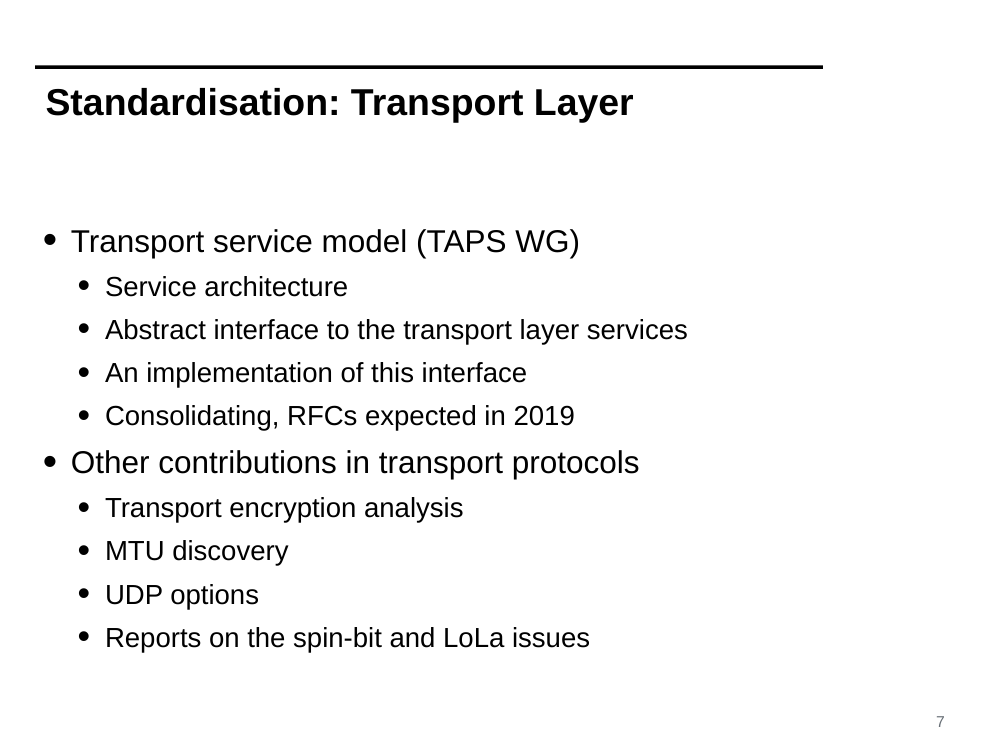
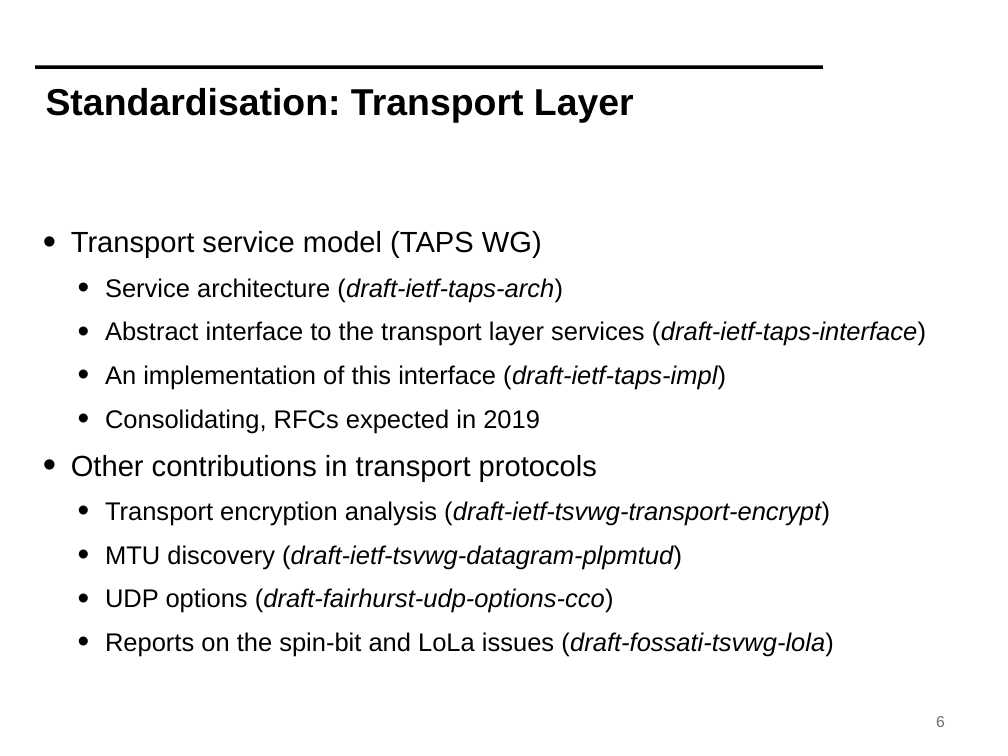
Before and after one commit to mami-project/roadshows, a slide deck: slide 6 of review3-brussels/WP4-ReviewFinal.pptx (slide 7 before the commit). Drawn at 1008x756 pixels with LibreOffice and Linux fonts; fonts in the diff are those of the drawing; background and template pictures are left out. Boxes give left, top, right and bottom in pixels: in the first picture for what was removed or moved away, otherwise in the second. Text is boxed around its words. In the diff, an @@ line names an element or a change of style, - is before the commit and + after.

```diff
--- a/review3-brussels/WP4-ReviewFinal.pptx
+++ b/review3-brussels/WP4-ReviewFinal.pptx
@@ text at (71, 231, 597, 482): size 32 to 29.6 pt in "Transport service model (TAPS WG)", "Other contributions in transport protocols"; size 28 to 25.9 pt in "Consolidating, RFCs expected in 2019"; line spacing 1.1 to 1.2 @@
@@ text at (105, 278, 926, 389): text changed; size 28 to 25.9 pt @@
-  • Service architecture
-  • Abstract interface to the transport layer services
-  • An implementation of this interface
+  • Service architecture (draft-ietf-taps-arch)
+  • Abstract interface to the transport layer services (draft-ietf-taps-interface)
+  • An implementation of this interface (draft-ietf-taps-impl)
@@ text at (105, 501, 834, 656): text changed; size 28 to 25.9 pt; italic on @@
-  • Transport encryption analysis
-  • MTU discovery
-  • UDP options
-  • Reports on the spin-bit and LoLa issues
+  • Transport encryption analysis (draft-ietf-tsvwg-transport-encrypt)
+  • MTU discovery (draft-ietf-tsvwg-datagram-plpmtud)
+  • UDP options (draft-fairhurst-udp-options-cco)
+  • Reports on the spin-bit and LoLa issues (draft-fossati-tsvwg-lola)
@@ page number at (936, 716, 945, 727): text changed @@
-7
+6
```
Also in this commit, not shown: 7 other slides changed.
